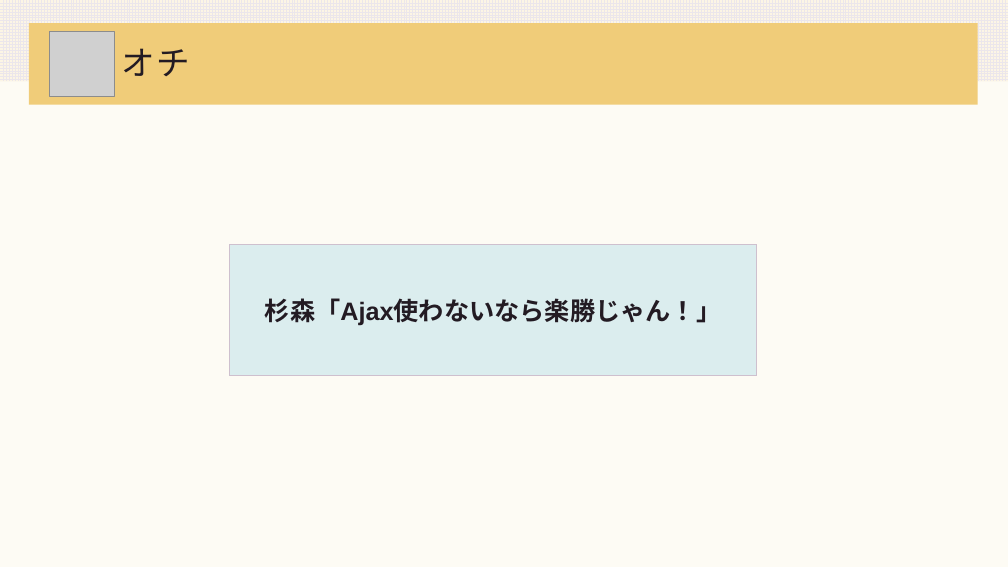
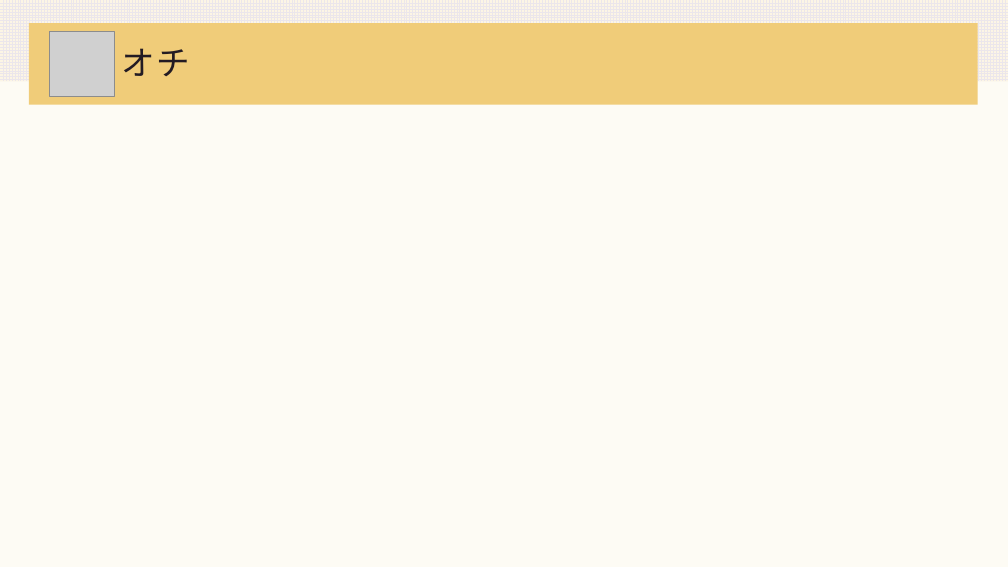
Before and after one commit to DOJO-2021/A-4, a slide deck: slide 24 of documents/worldMap発表資料改良.pptx (slide 19 before the commit). Drawn at 1008x567 pixels with LibreOffice and Linux fonts; fonts in the diff are those of the drawing; grey boxes stand for pictures. Boxes give left, top, right and bottom in pixels: in the first picture for what was removed or moved away, otherwise in the second. Text is boxed around its words. In the diff, an @@ line names an element or a change of style, - is before the commit and + after.

```diff
--- a/documents/worldMap発表資料改良.pptx
+++ b/documents/worldMap発表資料改良.pptx
@@ rectangle removed at bbox=[229, 244, 757, 375] @@
-杉森「Ajax使わないなら楽勝じゃん！」
```
Also in this commit, not shown: 13 other slides changed, 6 slides added, 1 slide removed.
